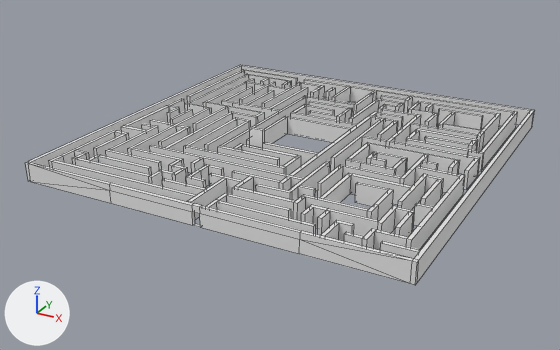
A saved change to the Blender file bachelor/Assets/Prefabs/Scene_Maze.blend.
Both versions are drawn from a 50 mm camera at (90.3, -176.6, 79.7) aimed at (-3.3, -6.6, -5.3). Lighting does not change. The marker at lower left points along +X, +Y and +Z. Mesh edges are drawn as thin lines.

The first picture shows 'Maze Walls.001', 'Moving Walls'.
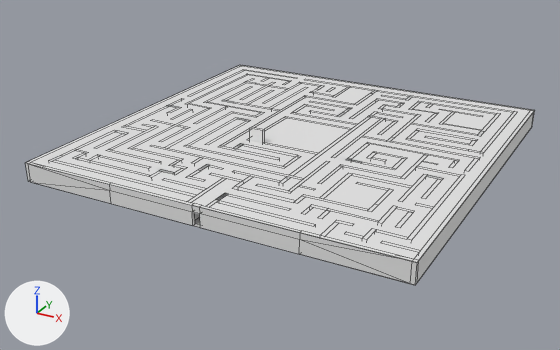
Changed parts and their boxes [x1, y1, x2, y2] in the pictures (560 x 350 px; the box of a moved part takes in the faces that stretch with it):
'Maze Walls.001', reshaped: before [25, 65, 534, 285]; after [25, 111, 534, 285]
'Ceiling', added: after [26, 65, 534, 262]
'Floor', shown: after [193, 217, 200, 227]
part 1 of me_cube_000, moved or reshaped (not visible afterwards): before [169, 108, 180, 118]
'Moving Walls', unchanged, covered by the edit: before [49, 81, 485, 229]; after [51, 83, 484, 212]

The change, as a list of edits to the scene's bpy script:
```text
Change me_cube_000:
    where me_cube_000.from_pydata(...)  # 1165 vertices, 998 faces, 1 loose edge; spans x -51.0..51.0, y -51.0..51.0, z 0.0..8.6
    used by ob_maze_walls_001; location = (0.0, 0.0, 0.0)
    verts and faces of me_cube_000; kept vertices keep their numbers, new ones are numbered from 1165
    before: 91 (-43.0, 2.0, 0.0), 92 (-43.0, 2.0, 5.0) at pixel (177, 107), 95 (-42.0, 2.0, 0.0), 96 (-42.0, 2.0, 5.0) at pixel (179, 108)
    me_cube_000 part 1
    add for i in [91, 92, 95, 96]: verts[i] += (0.0, 1.0, 0.0)
Change me_plane:
    where me_plane.from_pydata(...)  # 4 vertices, 1 face; spans x -1.0..1.0, y -1.0..1.0, z 0.0
    used by ob_floor; location = (0.0, 0.0, 0.0); scale = (51.0, 51.0, 1.0)
    me_plane part 2
    me_plane.vertices[0].co: (-1.0, -1.0, 0.0) -> (-51.0, -51.0, 0.0)  # not seen -> pixel (28, 181)
    me_plane.vertices[1].co: (1.0, -1.0, 0.0) -> (51.0, -51.0, 0.0)  # not seen -> pixel (415, 285)
    me_plane.vertices[2].co: (-1.0, 1.0, 0.0) -> (-51.0, 51.0, 0.0)  # pixel (300, 149) -> not seen
    me_plane.vertices[3].co: (1.0, 1.0, 0.0) -> (51.0, 51.0, 0.0)  # pixel (306, 150) -> pixel (532, 126)
Add me_plane_001:
    me_plane_001.from_pydata([(-51.0, 51.0, 5.0), (51.0, 51.0, 5.0), (-51.0, -51.0, 5.0), (51.0, -51.0, 5.0)], [], [(0, 1, 3, 2)])
Change ob_floor:
    ob_floor.scale: (51.0, 51.0, 1.0) -> (1.0, 1.0, 1.0)
    remove ob_floor.hide_viewport = True
Add ob_ceiling:
    ob_ceiling = bpy.data.objects.new('Ceiling', me_plane_001)
    ob_ceiling.location = (0.0, 0.0, 0.0)
```
